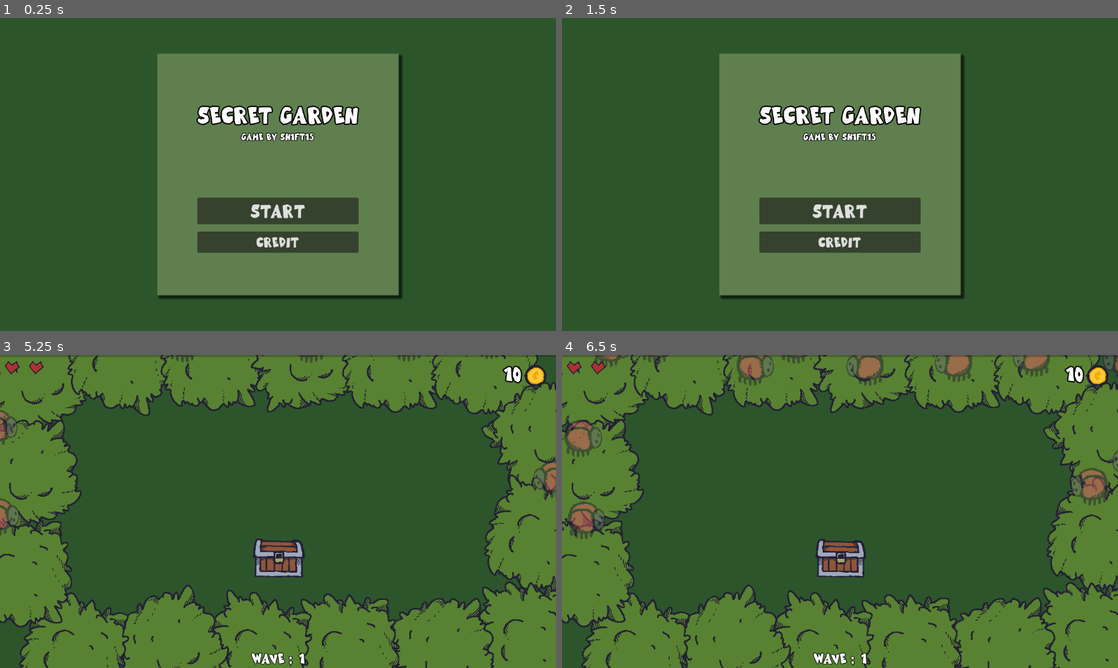
Above: before the commit, frames 1-4 (two rows, left to right).
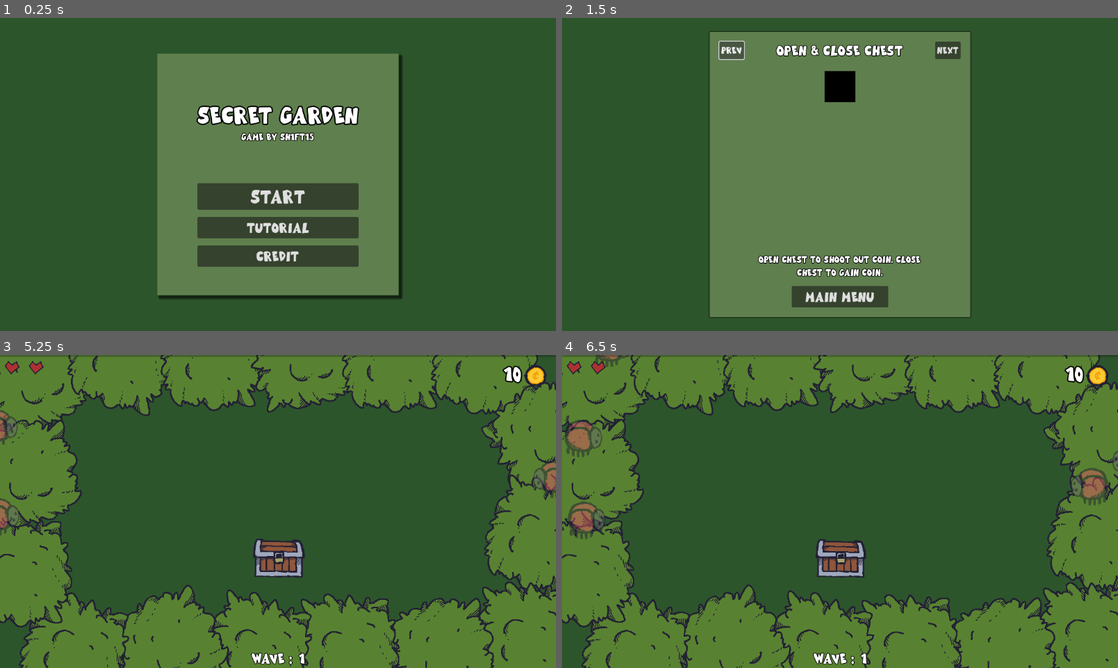
Above: after the commit, the same moments.

Repository: sh1ft15/secret
Game: Godot game, scene res://scenes/menu.tscn
The game is run twice, just before and just after one commit, with the same random seed, the same clock (stepped at 60 frames per second) and the same inputs. Video files are missing from this copy of the repository; at most half a second of black plays in their place. Sound files missing from this copy of the repository are replaced by a short silence.
Inputs (mouse positions are in pixels of both pictures, inside the frame that each line leads up to):
- Up to frame 1 (0.25 s): no input
- Up to frame 2 (1.5 s): click (840, 227) at 0.5 s, where only the run after the commit has a clickable "Tutorial"; click (734, 49) at 1.25 s, where only the run after the commit has a clickable "Prev"
- Up to frame 3 (5.25 s): click (278, 633) at 2 s, where only the run after the commit has a clickable "Main Menu"; click "Start" at 2.75 s; drag from (278, 555) to (333, 442) at 3.52 s; drag from (166, 527) to (278, 555) at 4.27 s; move the mouse to (333, 442) at 5.02 s; press the mouse at (333, 442) at 5.03 s
- Up to frame 4 (6.5 s): release the mouse at (895, 442) at 5.75 s; drag from (567, 430) to (840, 505) at 5.77 s

The runs differ from the first frame. In frame 1, 5.1% of the frame differs, in the area x 35-65%, y 52-80%; in frame 2, 18%, in the area x 26-74%, y 4-96%; in frame 3, 0.2%; in frame 4, 2.0%.

Commit message:
Added tutorial

Diff:
--- a/scenes/main.tscn
+++ b/scenes/main.tscn
@@ -315,3 +315,4 @@
 
 [connection signal="body_entered" from="AttackField" to="." method="_on_attack_field_body_entered"]
 [connection signal="timeout" from="DifficultyTimer" to="." method="_on_difficulty_timer_timeout"]
+[connection signal="finished" from="BackgroundMusic" to="." method="_on_background_music_finished"]
--- a/scenes/menu.tscn
+++ b/scenes/menu.tscn
@@ -97,6 +97,12 @@
 theme_override_font_sizes/font_size = 40
 text = "Start"
 
+[node name="Tutorial" type="Button" parent="Panel/Buttons"]
+layout_mode = 2
+theme_override_fonts/font = ExtResource("2_k5you")
+theme_override_font_sizes/font_size = 30
+text = "Tutorial"
+
 [node name="Credit" type="Button" parent="Panel/Buttons"]
 layout_mode = 2
 theme_override_fonts/font = ExtResource("2_k5you")
@@ -111,5 +117,7 @@
 [connection signal="mouse_exited" from="Panel/Header" to="." method="_on_header_mouse_exited"]
 [connection signal="mouse_entered" from="Panel/Buttons/Start" to="." method="_on_start_mouse_entered"]
 [connection signal="pressed" from="Panel/Buttons/Start" to="." method="_on_start_pressed"]
+[connection signal="mouse_entered" from="Panel/Buttons/Tutorial" to="." method="_on_credit_mouse_entered"]
+[connection signal="pressed" from="Panel/Buttons/Tutorial" to="." method="_on_tutorial_pressed"]
 [connection signal="mouse_entered" from="Panel/Buttons/Credit" to="." method="_on_credit_mouse_entered"]
 [connection signal="pressed" from="Panel/Buttons/Credit" to="." method="_on_credit_pressed"]
--- /dev/null
+++ b/scenes/tutorial_screen.tscn
@@ -0,0 +1,138 @@
+[gd_scene load_steps=7 format=3 uid="uid://be5ga5ne2h26l"]
+
+[ext_resource type="Script" path="res://scripts/tutorial_screen.gd" id="1_grd7m"]
+[ext_resource type="FontFile" uid="uid://0jrk3kh3t8wc" path="res://fonts/RuthlessSketch-q2xD6.ttf" id="2_ughds"]
+[ext_resource type="VideoStream" path="res://tutorials/set_bug_death.ogv" id="3_oeki5"]
+
+[sub_resource type="StyleBoxFlat" id="StyleBoxFlat_ycgn2"]
+bg_color = Color(0.372549, 0.498039, 0.305882, 1)
+expand_margin_left = 20.0
+expand_margin_top = 20.0
+expand_margin_right = 20.0
+expand_margin_bottom = 20.0
+shadow_size = 3
+
+[sub_resource type="LabelSettings" id="LabelSettings_4wj1b"]
+font = ExtResource("2_ughds")
+font_size = 30
+outline_size = 5
+outline_color = Color(0, 0, 0, 1)
+
+[sub_resource type="LabelSettings" id="LabelSettings_10nyo"]
+font = ExtResource("2_ughds")
+font_size = 20
+outline_size = 5
+outline_color = Color(0, 0, 0, 1)
+
+[node name="TutorialScreen" type="Panel"]
+anchors_preset = 8
+anchor_left = 0.5
+anchor_top = 0.5
+anchor_right = 0.5
+anchor_bottom = 0.5
+offset_left = -250.0
+offset_top = -275.0
+offset_right = 250.0
+offset_bottom = 275.0
+grow_horizontal = 2
+grow_vertical = 2
+theme_override_styles/panel = SubResource("StyleBoxFlat_ycgn2")
+script = ExtResource("1_grd7m")
+
+[node name="HBoxContainer" type="HBoxContainer" parent="."]
+layout_mode = 1
+anchors_preset = 5
+anchor_left = 0.5
+anchor_right = 0.5
+offset_left = -250.0
+offset_right = 250.0
+offset_bottom = 36.0
+grow_horizontal = 2
+
+[node name="Prev" type="Button" parent="HBoxContainer"]
+layout_mode = 2
+theme_override_fonts/font = ExtResource("2_ughds")
+theme_override_font_sizes/font_size = 20
+text = "Prev
+"
+
+[node name="Title" type="Label" parent="HBoxContainer"]
+layout_mode = 2
+size_flags_horizontal = 3
+text = "test"
+label_settings = SubResource("LabelSettings_4wj1b")
+horizontal_alignment = 1
+vertical_alignment = 1
+
+[node name="Next" type="Button" parent="HBoxContainer"]
+layout_mode = 2
+theme_override_fonts/font = ExtResource("2_ughds")
+theme_override_font_sizes/font_size = 20
+text = "Next
+"
+
+[node name="VBoxContainer" type="VBoxContainer" parent="."]
+layout_mode = 1
+anchors_preset = 8
+anchor_left = 0.5
+anchor_top = 0.5
+anchor_right = 0.5
+anchor_bottom = 0.5
+offset_left = -200.0
+offset_top = -214.5
+offset_right = 200.0
+offset_bottom = 214.5
+grow_horizontal = 2
+grow_vertical = 2
+theme_override_constants/separation = 20
+
+[node name="Row" type="HBoxContainer" parent="VBoxContainer"]
+layout_mode = 2
+size_flags_vertical = 3
+alignment = 1
+
+[node name="VideoStreamPlayer" type="VideoStreamPlayer" parent="VBoxContainer/Row"]
+layout_mode = 2
+size_flags_vertical = 3
+stream = ExtResource("3_oeki5")
+loop = true
+
+[node name="Desc" type="Label" parent="VBoxContainer"]
+custom_minimum_size = Vector2(400, 0)
+layout_mode = 2
+text = "This is a description.
+test
+test
+test"
+label_settings = SubResource("LabelSettings_10nyo")
+horizontal_alignment = 1
+vertical_alignment = 1
+autowrap_mode = 3
+
+[node name="MainMenu" type="Button" parent="."]
+custom_minimum_size = Vector2(150, 30)
+layout_mode = 1
+anchors_preset = 7
+anchor_left = 0.5
+anchor_top = 1.0
+anchor_right = 0.5
+anchor_bottom = 1.0
+offset_left = -100.0
+offset_top = -44.0
+offset_right = 100.0
+grow_horizontal = 2
+grow_vertical = 0
+theme_override_fonts/font = ExtResource("2_ughds")
+theme_override_font_sizes/font_size = 30
+text = "Main Menu"
+
+[node name="AudioStreamPlayer2D" type="AudioStreamPlayer2D" parent="."]
+volume_db = -2.0
+pitch_scale = 2.0
+
+[connection signal="mouse_entered" from="HBoxContainer/Prev" to="." method="_on_prev_mouse_entered"]
+[connection signal="pressed" from="HBoxContainer/Prev" to="." method="_on_prev_pressed"]
+[connection signal="mouse_entered" from="HBoxContainer/Next" to="." method="_on_next_mouse_entered"]
+[connection signal="pressed" from="HBoxContainer/Next" to="." method="_on_next_pressed"]
+[connection signal="mouse_entered" from="MainMenu" to="." method="_on_main_menu_mouse_entered"]
+[connection signal="pressed" from="MainMenu" to="." method="_on_main_menu_pressed"]
--- a/scripts/main.gd
+++ b/scripts/main.gd
@@ -49,6 +49,7 @@
 func _ready() -> void:
 	applyLevelStats()
 
+	bgm_audio
 	kills_bar.max_value = required_kills
 	combo_counter.visible = false
 	game_over_screen.visible = false
@@ -64,23 +65,24 @@
 	if event.is_action_pressed("escape"): toggleOptionScreen()
 
 func _process(delta: float) -> void:
-	if game_over:
-		destroyEnemies()
+	if player.isDeath():
+		showGameOverScreen()
 		return
-
-	if player.isDeath(): showGameOverScreen()
-
-	if kills >= required_kills: showUpgradesScreen()
 
 	# spawn normal enemy
 	var active_enemies = get_tree().get_node_count_in_group('enemy')
-	var balance_enemies = required_kills - kills
-
-	if (active_enemies < min(balance_enemies, max_active_enemies)):
+	var active_bosses = get_tree().get_node_count_in_group('boss')
+	var spawn_count = min((required_kills - kills), max_active_enemies)
+
+	if spawn_count <= 0 and (active_enemies + active_bosses) <= 0:
+		showUpgradesScreen()
+	elif ((active_enemies + active_bosses) < spawn_count):
 		var spawn_points = get_tree().get_nodes_in_group('spawn_point')
 
-		for spawn_point in spawn_points:
-			spawnEnemy(spawn_point)
+		spawn_count = min(spawn_count, spawn_points.size())
+
+		for i in spawn_count: spawnEnemy(spawn_points[i])
+
 
 func setupOptionScreen():
 	settings.bgm = db_to_linear(bgm_audio.volume_db)
@@ -114,9 +116,7 @@
 	enemy.connect('death', onEnemyDeath)
 	enemy.connect('matched', onEnemyMatched)
 	enemy.connect('chain_matched', onEnemyChainMatched)
-
 	add_child(enemy)
-
 	enemy.init(enemy_cur_armor, enemy_cover_rate)
 
 func spawnBoss(area):
@@ -127,6 +127,7 @@
 	var boss = boss_prefab.instantiate()
 
 	boss.position = random_pos
+	boss.connect('death', onEnemyDeath)
 	add_child(boss)
 
 func spawnHitParticle(target_post, type):
@@ -201,9 +202,6 @@
 			'increase_shoot_rate': player.updateShootRate(1)
 			'increase_shoot_amount': player.updateShootAmount(1)
 
-			# unlock new support units
-			'cactus','plank': pass
-
 func playerCoinUpdated(num, increment):
 	if increment > 0: score.coin_gained += increment
 	elif increment < 0: score.coin_spent += increment
@@ -262,3 +260,7 @@
 func _on_attack_field_body_entered(body: Node2D) -> void:
 	if body.is_in_group('enemy') or body.is_in_group('boss'):
 		body.setVunerable(true)
+
+# loop bgm
+func _on_background_music_finished() -> void:
+	bgm_audio.play()
--- a/scripts/menu.gd
+++ b/scripts/menu.gd
@@ -10,6 +10,9 @@
 
 func _on_credit_pressed() -> void:
 	get_tree().change_scene_to_file("res://scenes/credit.tscn")
+
+func _on_tutorial_pressed() -> void:
+	get_tree().change_scene_to_file("res://scenes/tutorial_screen.tscn")
 
 func _on_credit_mouse_entered() -> void:
 	playAudio(button_entered)
--- /dev/null
+++ b/scripts/tutorial_screen.gd
@@ -0,0 +1,69 @@
+extends Panel
+
+const tutorials = [
+	{
+		'title': 'Open & Close Chest',
+		'desc': 'Open chest to shoot out coin. Close chest to gain coin.',
+		'video': preload("res://tutorials/set_player_passive.ogv")
+	},
+	{
+		'title': 'Kill Bug',
+		'desc': 'Click to kill bug. Cost a coin.',
+		'video': preload("res://tutorials/set_bug_death.ogv")
+	},
+	{
+		'title': 'Match Bugs',
+		'desc': 'Gain coins by clicking a bug that group together to match them.',
+		'video': preload("res://tutorials/set_bug_match.ogv")
+	},
+	{
+		'title': 'Remove Bug\'s Armor',
+		'desc': 'Click armored bug to remove its armor. Cost a coin.',
+		'video': preload("res://tutorials/set_bug_armor.ogv")
+	}
+]
+
+var button_entered = preload("res://audios/button_entered.wav")
+
+@onready var audio = $AudioStreamPlayer2D
+@onready var video_player = $VBoxContainer/Row/VideoStreamPlayer
+@onready var title_label = $HBoxContainer/Title
+@onready var desc_label = $VBoxContainer/Desc
+
+var cur_index = 0
+
+func _ready() -> void:
+	setup(tutorials[cur_index])
+
+func setup(tutorial):
+	title_label.text = tutorial.title
+	desc_label.text = tutorial.desc
+	video_player.stream = tutorial.video
+	video_player.play()
+
+func playAudio(stream):
+	audio.stream = stream
+	audio.play()
+
+func _on_prev_pressed() -> void:
+	cur_index = max(cur_index - 1, 0)
+	setup(tutorials[cur_index])
+
+func _on_next_pressed() -> void:
+	cur_index = min(cur_index + 1, tutorials.size() - 1)
+	setup(tutorials[cur_index])
+
+func _on_main_menu_pressed() -> void:
+	get_tree().change_scene_to_file("res://scenes/menu.tscn")
+
+
+func _on_prev_mouse_entered() -> void:
+	playAudio(button_entered)
+
+
+func _on_next_mouse_entered() -> void:
+	playAudio(button_entered)
+
+
+func _on_main_menu_mouse_entered() -> void:
+	playAudio(button_entered)
--- a/scripts/upgrade_screen.gd
+++ b/scripts/upgrade_screen.gd
@@ -56,35 +56,6 @@
 	var temp_secrets = upgrades_data.secrets.duplicate(true)
 	var list = []
 
-	# remove upgrades for support units if not yet unlocked
-	for type in ['plank', 'cactus']:
-		var acquires= acquired_secrets.filter(func(item):
-			return item.slug == type
-		)
-
-		if acquires.size() <= 0:
-			for i in temp_secrets.size() - 1:
-				if temp_secrets[i].slug == 'upgrade_' + type:
-					temp_secrets.remove_at(i)
-
-
-	# remove limited repeatable upgrades
-	for secret in upgrades_data.secrets:
-		if typeof(secret.repeatable) == TYPE_INT:
-			var acquires = acquired_secrets.filter(func(item):
-				return item.slug == secret.slug
-			)
-
-			if acquires.size() >= secret.repeatable:
-				temp_secrets.remove(secret)
-
-	# remove un-repeatable upgrades
-	for secret in acquired_secrets:
-		if typeof(secret.repeatable) == TYPE_BOOL and not secret.repeatable:
-			var index = temp_secrets.find(secret)
-
-			if index != -1: temp_secrets.remove_at(index)
-
 	for button in button_container.get_children():
 		var index = randi() % temp_secrets.size()
 		var secret = temp_secrets[index]
--- a/scripts/upgrades_data.gd
+++ b/scripts/upgrades_data.gd
@@ -4,54 +4,21 @@
 	{
 		'slug': 'increase_health',
 		'desc': 'Health +1',
-		'repeatable': true,
 		'sprite': preload('res://sprites/heart.png')
 	},
 	{
 		'slug': 'increase_coin',
 		'desc': 'Coin +10',
-		'repeatable': true,
 		'sprite': preload('res://sprites/coin.png')
 	},
 	{
 		'slug': 'increase_shoot_rate',
-		'desc': 'Shoot Rate +1',
-		'repeatable': 5,
+		'desc': 'Earn coin faster / Shoot faster',
 		'sprite': preload('res://sprites/heart.png')
 	},
 	{
 		'slug': 'increase_shoot_amount',
-		'desc': 'Shoot Amount +1',
-		'repeatable': 4,
+		'desc': 'Shoot more coin',
 		'sprite': preload('res://sprites/heart.png')
 	}
 ]
-
-'''
-
-{
-	'slug': 'plank',
-	'desc': 'Can place a plank. It does nothing',
-	'repeatable': false,
-	'sprite': preload("res://sprites/plank.png")
-},
-{
-	'slug': 'cactus',
-	'desc': 'Can place a cactus. It hurt the bugs',
-	'repeatable': false,
-	'sprite': preload("res://sprites/cactus.png")
-},
-{
-	'slug': 'upgrade_plank',
-	'desc': 'Increase Plank health by 1',
-	'repeatable': 5,
-	'sprite': preload('res://sprites/plank.png')
-},
-{
-	'slug': 'upgrade_cactus',
-	'desc': 'Increase Cactus health by 1',
-	'repeatable': 5,
-	'sprite': preload('res://sprites/cactus.png')
-}
-
-'''
Not shown, added: tutorials/set_bug_armor.ogv
Not shown, added: tutorials/set_bug_death.ogv
Not shown, added: tutorials/set_bug_match.ogv
Not shown, added: tutorials/set_player_passive.ogv
